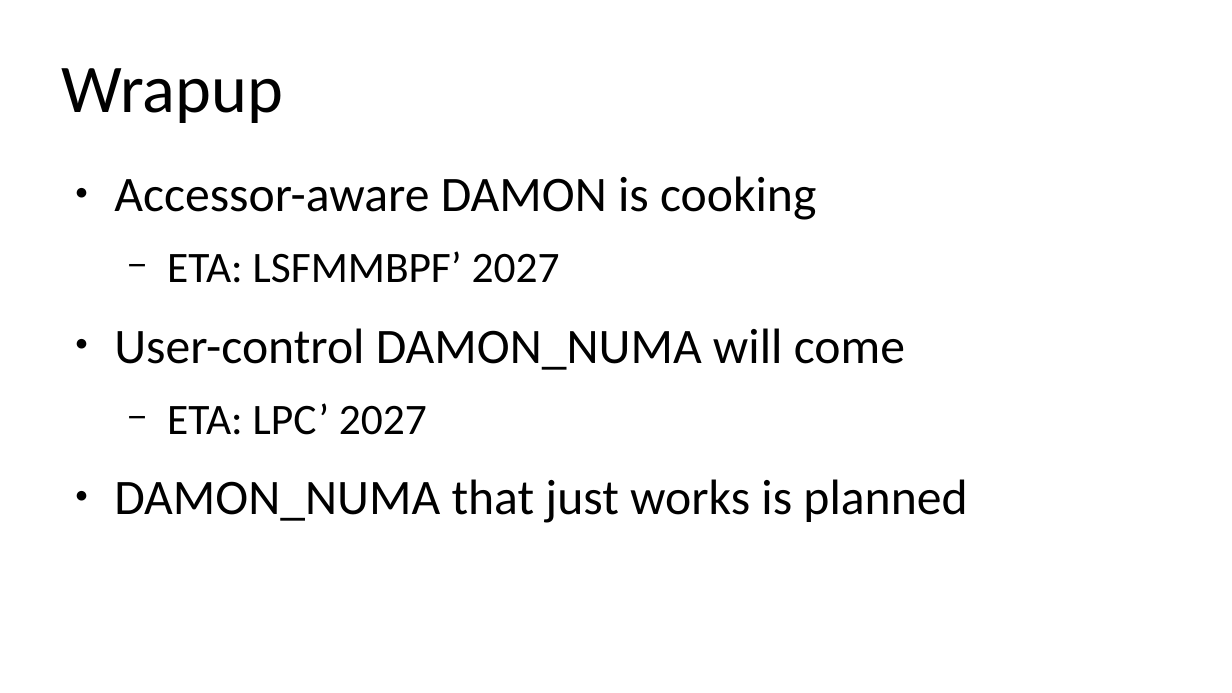
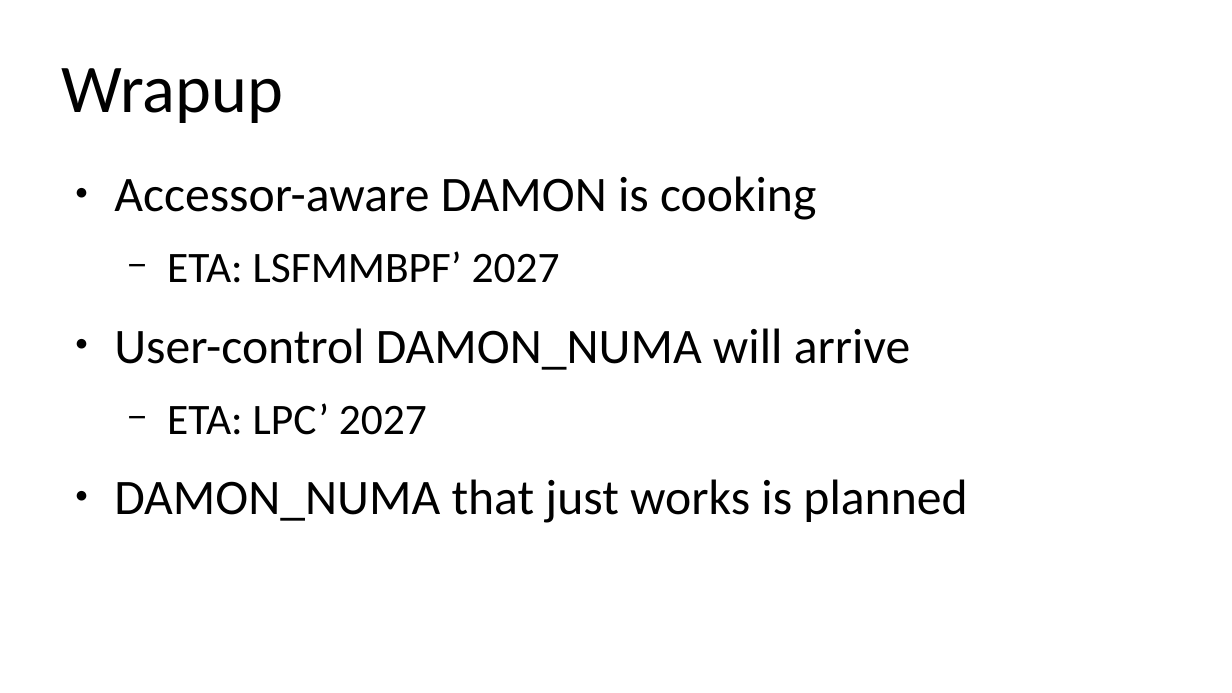
Before and after one commit to damonitor/talks, a slide deck: slide 32 of 2026/lpc/spmm_micro_conf/damon_for_cgxpu_numa.odp (slide 31 before the commit). Drawn at 1232x693 pixels with LibreOffice and Linux fonts; fonts in the diff are those of the drawing. Boxes give left, top, right and bottom in pixels: in the first picture for what was removed or moved away, otherwise in the second. Text is boxed around its words. In the diff, an @@ line names an element or a change of style, - is before the commit and + after.

```diff
--- a/2026/lpc/spmm_micro_conf/damon_for_cgxpu_numa.odp
+++ b/2026/lpc/spmm_micro_conf/damon_for_cgxpu_numa.odp
@@ text at box(114, 328, 910, 370): text changed @@
-● User-control DAMON_NUMA will come
+● User-control DAMON_NUMA will arrive
```
Also in this commit, not shown: 8 other slides changed, 1 slide added, 1 other file.
